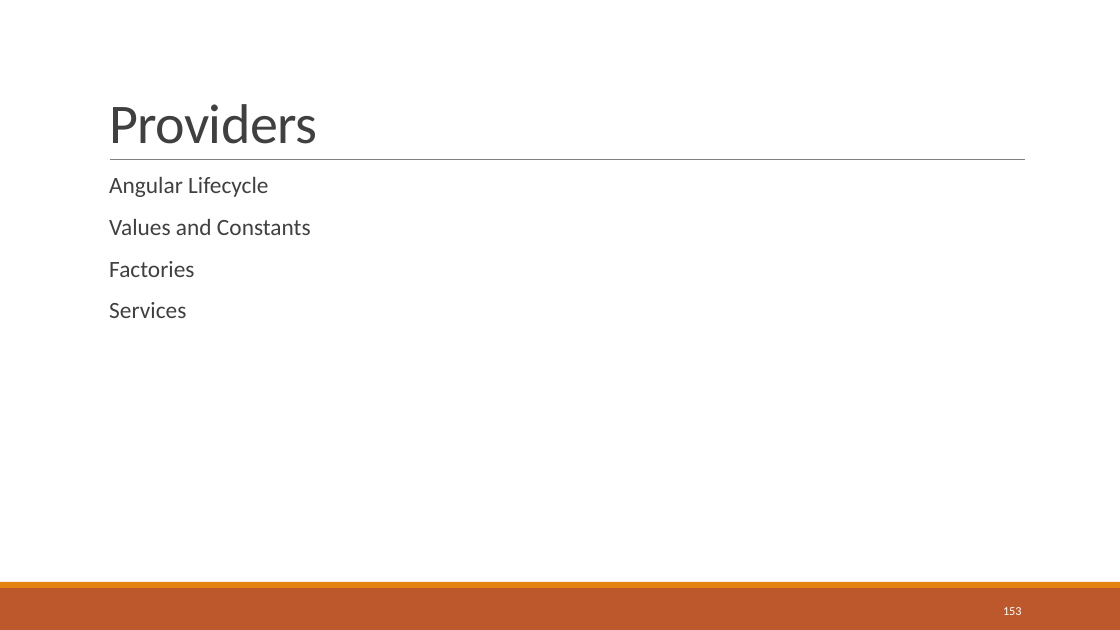
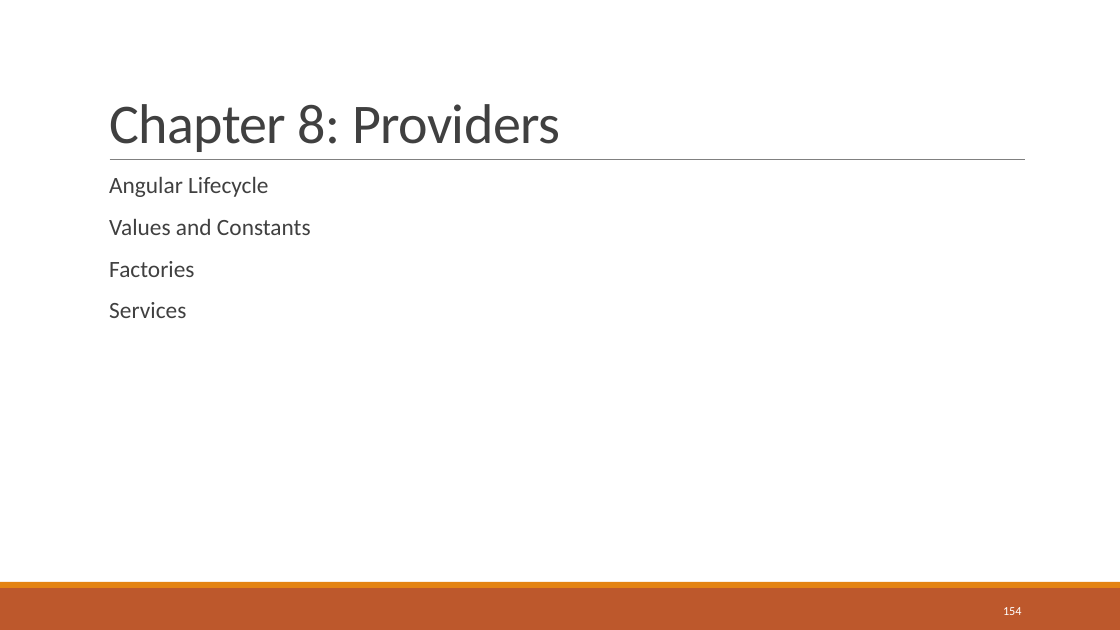
Before and after one commit to sbechtold/angularjs, a slide deck: slide 154 of materials/AngularJS.pptx (slide 153 before the commit). Drawn at 1120x630 pixels with LibreOffice and Linux fonts; fonts in the diff are those of the drawing. Boxes give left, top, right and bottom in pixels: in the first picture for what was removed or moved away, otherwise in the second. Text is boxed around its words. In the diff, an @@ line names an element or a change of style, - is before the commit and + after.

```diff
--- a/materials/AngularJS.pptx
+++ b/materials/AngularJS.pptx
@@ title at box(109, 104, 560, 152): text changed @@
-Providers
+Chapter 8: Providers
@@ page number at box(1003, 607, 1022, 615): text changed @@
-153
+154
```
Also in this commit, not shown: 11 other slides changed, 12 slides added, 10 slides removed, 16 other files.
